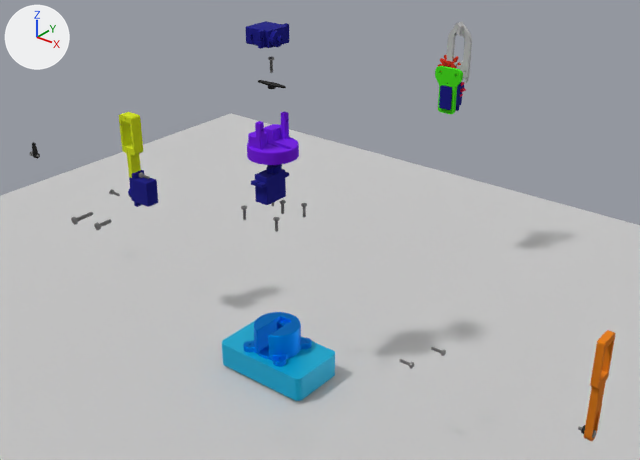
The Blender file anim/anim.blend, before and after one commit.
Camera for both pictures: a 50 mm lens placed at (45.6, -46.1, 42.7), pointed at (2.8, 7.5, 9.5). The lights are fixed; the arrows at upper left show +X, +Y and +Z. The older version comes first.

In view in the first picture: 'Plane', 'SG90-Servo', 'SG90-Servo.001', 'SG90-Servo.002', 'base1', 'case', 'hand1', 'hand2', 'm025x010_pan_phillips_coarse.006', 'm025x010_pan_phillips_coarse.007', 'm025x010_pan_phillips_coarse.009', 'm025x010_pan_phillips_coarse.010', 'mount1' and 14 more.
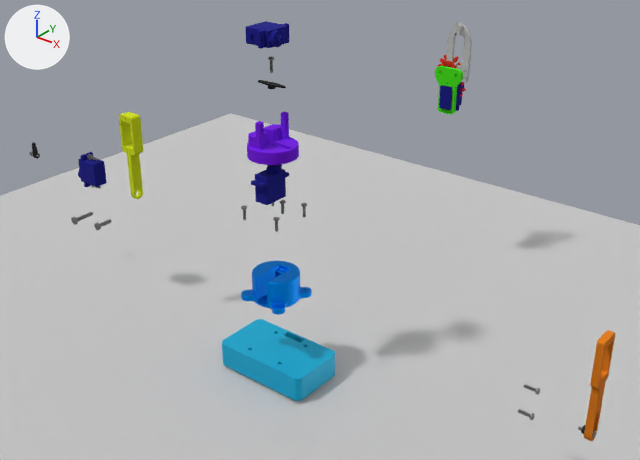
Where the newer file only moved an object's origin or applied its transform, the numbers keep the older frame.

Pixel boxes (x1, y1, x2, y2) of what changed, in the pictures (640 x 460 px):
```json
{"object": "mount1", "change": "moved", "before": [243, 312, 312, 367], "after": [241, 261, 312, 315]}
{"object": "SG90-Servo.002", "change": "moved", "before": [128, 170, 158, 207], "after": [78, 152, 107, 187]}
{"object": "m025x010_pan_phillips_coarse.006", "change": "moved", "before": [399, 359, 414, 369], "after": [518, 409, 535, 420]}
{"object": "m025x010_pan_phillips_coarse.007", "change": "moved", "before": [431, 347, 446, 356], "after": [524, 384, 540, 395]}
{"object": "m025x010_pan_phillips_coarse.009", "change": "moved", "before": [139, 172, 150, 179], "after": [87, 154, 98, 161]}
{"object": "m025x010_pan_phillips_coarse.010", "change": "moved", "before": [109, 189, 120, 196], "after": [91, 185, 101, 189]}
```

Edits to the scene script, one JSON object a line:
```json
{"op": "set", "path": "ob_mount1.location", "old": "(0.0, 0.0, 0.0)", "new": "(0.0, 0.0, 5.08)"}
{"op": "set", "path": "ob_m025x010_pan_phillips_coarse_006.location", "old": "(16.29, 0.82, 5.14)", "new": "(26.0, 0.82, 5.14)"}
{"op": "set", "path": "ob_m025x010_pan_phillips_coarse_007.location", "old": "(17.26, 3.69, 5.14)", "new": "(25.0, 3.69, 5.14)"}
{"op": "set", "path": "ob_sg90_servo_002.location", "old": "(-13.01, 1.67, 10.91)", "new": "(-20.31, 1.67, 10.91)"}
{"op": "set", "path": "ob_m025x010_pan_phillips_coarse_009.location", "old": "(-12.73, 1.66, 12.33)", "new": "(-20.0, 1.66, 12.33)"}
{"op": "set", "path": "ob_m025x010_pan_phillips_coarse_010.location", "old": "(-17.25, 1.66, 9.45)", "new": "(-20.0, 1.66, 9.45)"}
```
